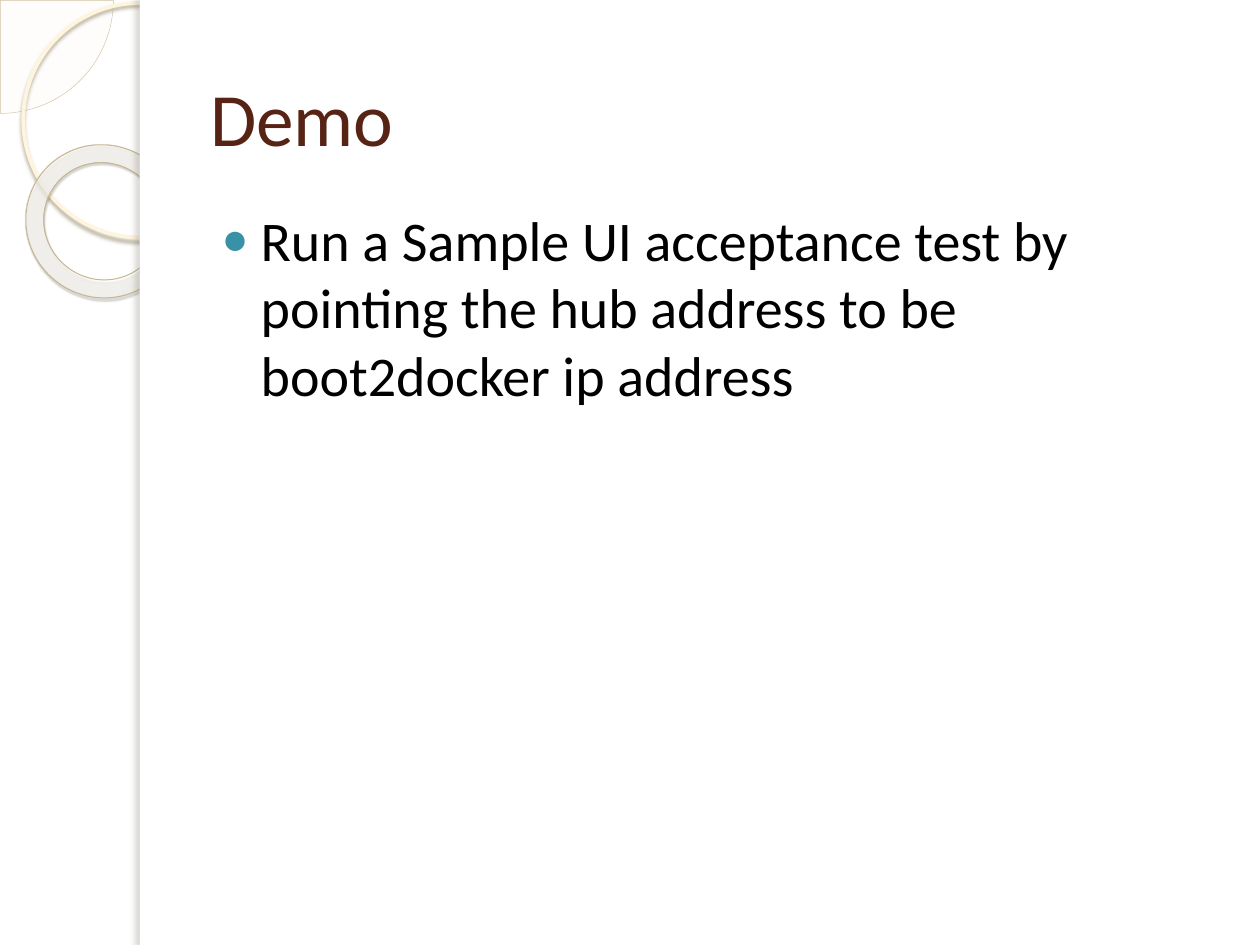
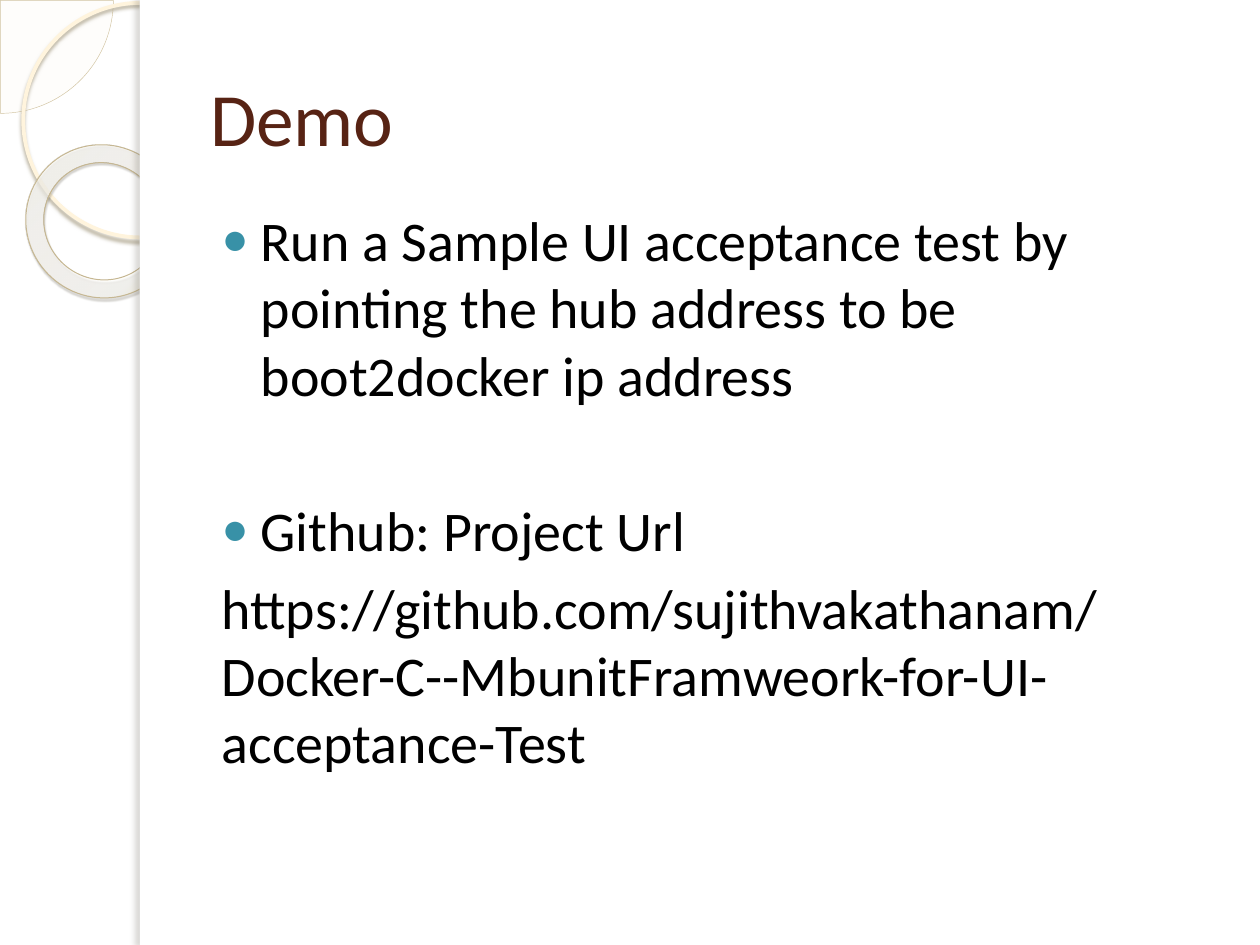
Before and after one commit to sujithvakathanam/Docker-C--MbunitFramweork-for-UI-acceptance-Test, a slide deck: slide 9 of Hooking Docker With Selenium.pptx. Drawn at 1260x945 pixels with LibreOffice and Linux fonts; fonts in the diff are those of the drawing; background and template pictures are left out. Boxes give left, top, right and bottom in pixels: in the first picture for what was removed or moved away, otherwise in the second. Text is boxed around its words. In the diff, an @@ line names an element or a change of style, - is before the commit and + after.

Commit message:
Updated the powerpoint slides

```diff
--- a/Hooking Docker With Selenium.pptx
+++ b/Hooking Docker With Selenium.pptx
@@ text at [222, 512, 1098, 772]: paragraphs added @@
+● Github: Project Url
+https://github.com/sujithvakathanam/Docker-C--MbunitFramweork-for-UI-acceptance-Test
```
Also in this commit, not shown: 1 other slide changed.
